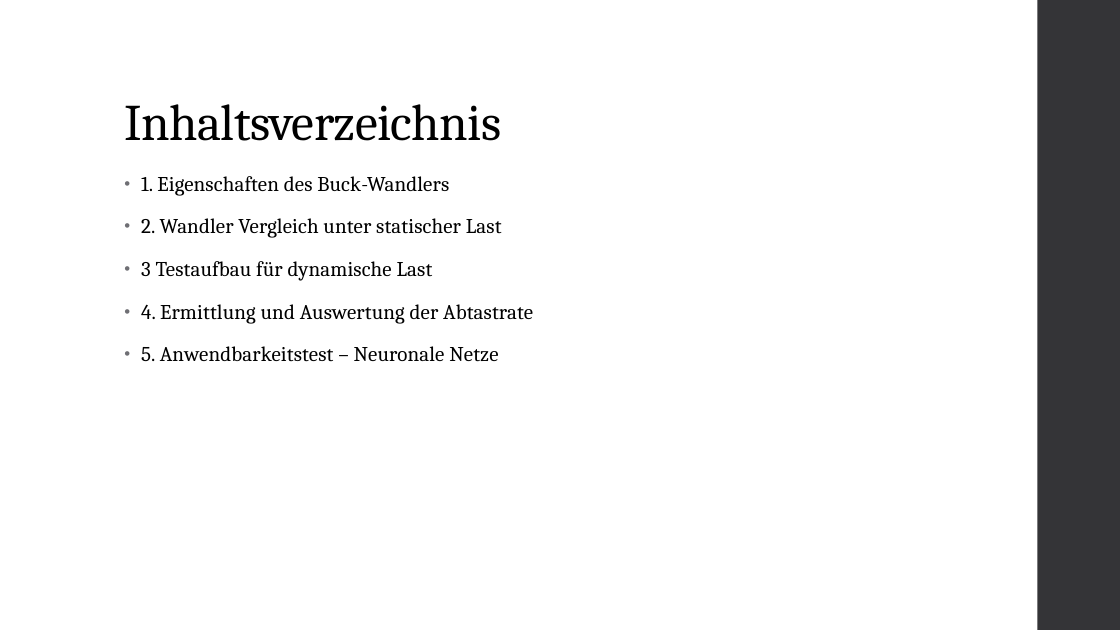
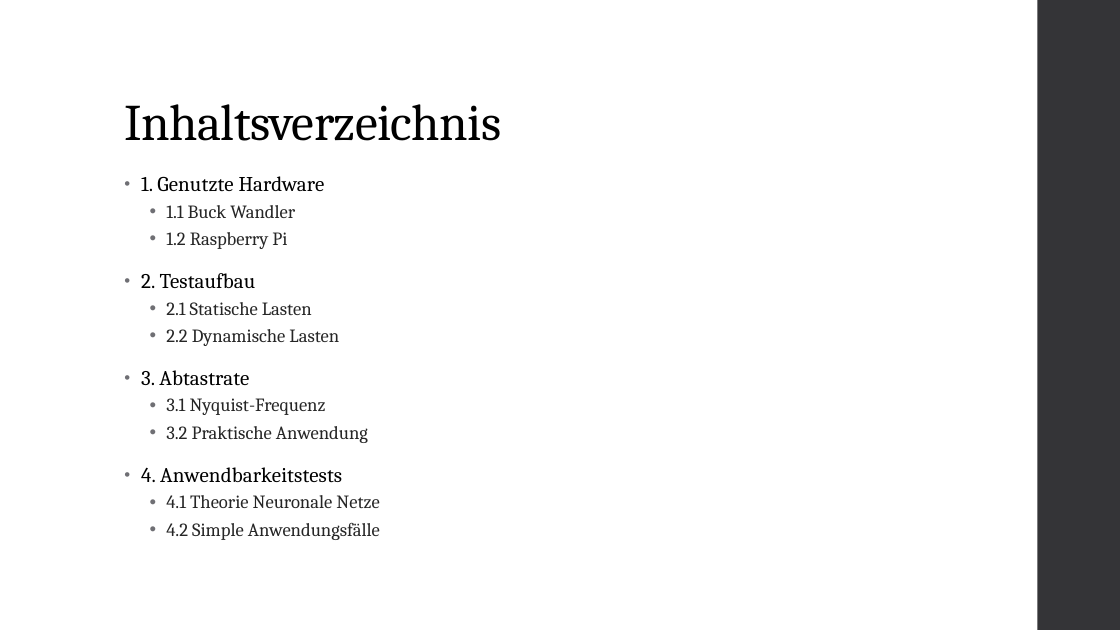
Before and after one commit to Blizzrow/Texts, a slide deck: slide 2 of Wandler_Koll.pptx. Drawn at 1120x630 pixels with LibreOffice and Linux fonts; fonts in the diff are those of the drawing. Boxes give left, top, right and bottom in pixels: in the first picture for what was removed or moved away, otherwise in the second. Text is boxed around its words. In the diff, an @@ line names an element or a change of style, - is before the commit and + after.

```diff
--- a/Wandler_Koll.pptx
+++ b/Wandler_Koll.pptx
@@ text at <box>141,176,380,540</box>: text changed; size 18 to 16 pt; text colour #000000 to #262626 @@
-• 1. Eigenschaften des Buck-Wandlers
-• 2. Wandler Vergleich unter statischer Last
-• 3 Testaufbau für dynamische Last
-• 4. Ermittlung und Auswertung der Abtastrate
-• 5. Anwendbarkeitstest – Neuronale Netze
+• 1. Genutzte Hardware
+  • 1.1 Buck Wandler
+  • 1.2 Raspberry Pi
+• 2. Testaufbau
+  • 2.1 Statische Lasten
+  • 2.2 Dynamische Lasten
+• 3. Abtastrate
+  • 3.1 Nyquist-Frequenz
+  • 3.2 Praktische Anwendung
+• 4. Anwendbarkeitstests
+  • 4.1 Theorie Neuronale Netze
+  • 4.2 Simple Anwendungsfälle
```
Also in this commit, not shown: 1 slide added, 14 other files.
